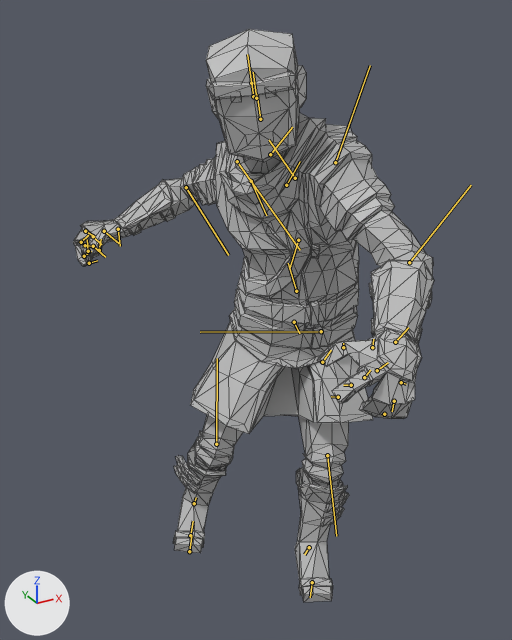
A saved change to the glTF model games/depthbreaker/client/public/models/synty/depthbreaker/characters/warrior.glb.
Before and after are seen from a 50 mm lens placed at (-0.974, -1.753, 1.696), pointed at (-0.034, -0.043, 0.842). The axes (+X, +Y, +Z) are drawn at lower left. The lights are the same throughout. The older version comes first. Both versions are drawn at frame 5 of the action 'attack'; the numbers are the values there. The bones that change, and the others that lie on the model, are drawn over the model as lines. Mesh edges are drawn as thin lines.

The first picture shows 'Chr_Hero_Male_01'.
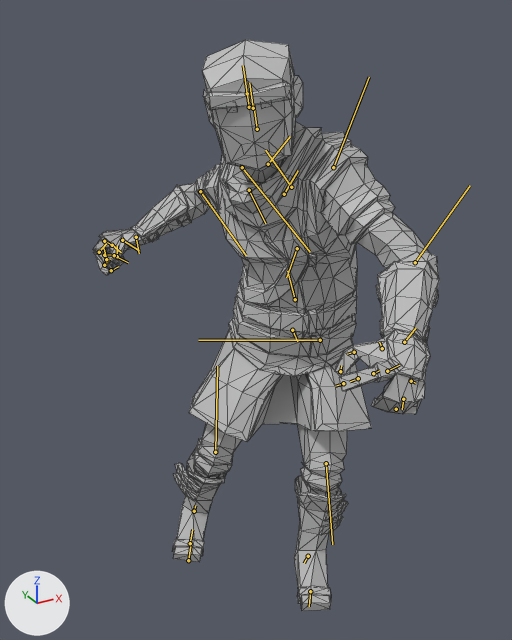
What differs and where, as boxes (x1, y1, x2, y2) in the pictures (512 x 640 px):
'Chr_Hero_Male_01', posed: before (73, 29, 434, 602); after (93, 40, 439, 611)
bone 'Hips', root to tip: before (294, 322) to (299, 333); after (292, 330) to (297, 341)
bone 'Clavicle_L', root to tip: before (295, 178) to (269, 140); after (291, 187) to (265, 150)
bone 'Shoulder_L', root to tip: before (335, 162) to (370, 65); after (333, 167) to (369, 77)
bone 'Elbow_L', root to tip: before (409, 262) to (471, 185); after (415, 262) to (470, 185)
bone 'Finger_01', root to tip: before (401, 382) to (406, 384); after (411, 381) to (415, 383)
bone 'IndexFinger_01', root to tip: before (377, 370) to (388, 362); after (387, 371) to (399, 365)
bone 'IndexFinger_02', root to tip: before (364, 377) to (370, 370); after (373, 373) to (379, 370)
bone 'Thumb_01', root to tip: before (372, 347) to (373, 339); after (382, 348) to (379, 342)
bone 'Thumb_02', root to tip: before (343, 347) to (343, 343); after (354, 352) to (347, 354)
bone 'Clavicle_R', root to tip: before (251, 181) to (266, 215); after (249, 190) to (265, 223)
bone 'Shoulder_R', root to tip: before (237, 161) to (300, 250); after (242, 167) to (310, 252)
bone 'Elbow_R', root to tip: before (186, 187) to (228, 255); after (200, 191) to (246, 255)
bone 'Finger_01_1', root to tip: before (93, 236) to (101, 244); after (112, 245) to (121, 252)
bone 'IndexFinger_01_1', root to tip: before (85, 231) to (95, 237); after (104, 241) to (115, 246)
bone 'IndexFinger_02_1', root to tip: before (81, 242) to (88, 235); after (99, 252) to (106, 243)
bone 'Thumb_01_1', root to tip: before (104, 231) to (119, 243); after (122, 240) to (139, 250)
bone 'Thumb_02_1', root to tip: before (93, 246) to (105, 257); after (114, 255) to (128, 262)

The edits, one by one:
Bone 'Hips' (bone_hips) moves from (-9.9, -3.3, 13.9) to (-12.6, -3.5, 13.3).
Bone 'Hips' (bone_hips) turns from (-22, -5, 6) to (-23, -5, 6) degrees about its own x, y and z.
Bone 'Clavicle_L' (bone_clavicle_l) turns from (-3, -18, 12) to (-1, -9, 11) degrees about its own x, y and z.
Bone 'Shoulder_L' (bone_shoulder_l) turns from (-9, -22, -39) to (-2, -23, -44) degrees about its own x, y and z.
Bone 'Elbow_L' (bone_elbow_l) turns from (-22, -41, 15) to (-22, -46, 18) degrees about its own x, y and z.
Bone 'Finger_01' (bone_finger_01) turns from (4, 1, -31) to (4, -3, -33) degrees about its own x, y and z.
Bone 'IndexFinger_01' (bone_indexfinger_01) turns from (-9, -27, 3) to (-22, -40, 11) degrees about its own x, y and z.
Bone 'IndexFinger_02' (bone_indexfinger_02) turns from (6, -2, -3) to (-4, 0, -10) degrees about its own x, y and z.
Bone 'Thumb_01' (bone_thumb_01) turns from (3, -38, -22) to (4, -35, -29) degrees about its own x, y and z.
Bone 'Thumb_02' (bone_thumb_02) turns from (-4, 21, 13) to (-12, 30, -4) degrees about its own x, y and z.
Bone 'Clavicle_R' (bone_clavicle_r) turns from (0, 15, 6) to (1, 24, 6) degrees about its own x, y and z.
Bone 'Shoulder_R' (bone_shoulder_r) turns from (-4, -6, -21) to (3, -9, -24) degrees about its own x, y and z.
Bone 'Elbow_R' (bone_elbow_r) turns from (-25, -62, 11) to (-23, -67, 11) degrees about its own x, y and z.
Bone 'Finger_01_1' (bone_finger_01_1) turns from (4, 1, -31) to (4, -3, -33) degrees about its own x, y and z.
Bone 'IndexFinger_01_1' (bone_indexfinger_01_1) turns from (-7, 25, -53) to (-2, 9, -50) degrees about its own x, y and z.
Bone 'IndexFinger_02_1' (bone_indexfinger_02_1) turns from (5, 4, -55) to (-2, -4, -62) degrees about its own x, y and z.
Bone 'Thumb_01_1' (bone_thumb_01_1) turns from (-12, 37, -40) to (-11, 40, -44) degrees about its own x, y and z.
Bone 'Thumb_02_1' (bone_thumb_02_1) turns from (-4, 41, 13) to (-16, 49, -10) degrees about its own x, y and z.
